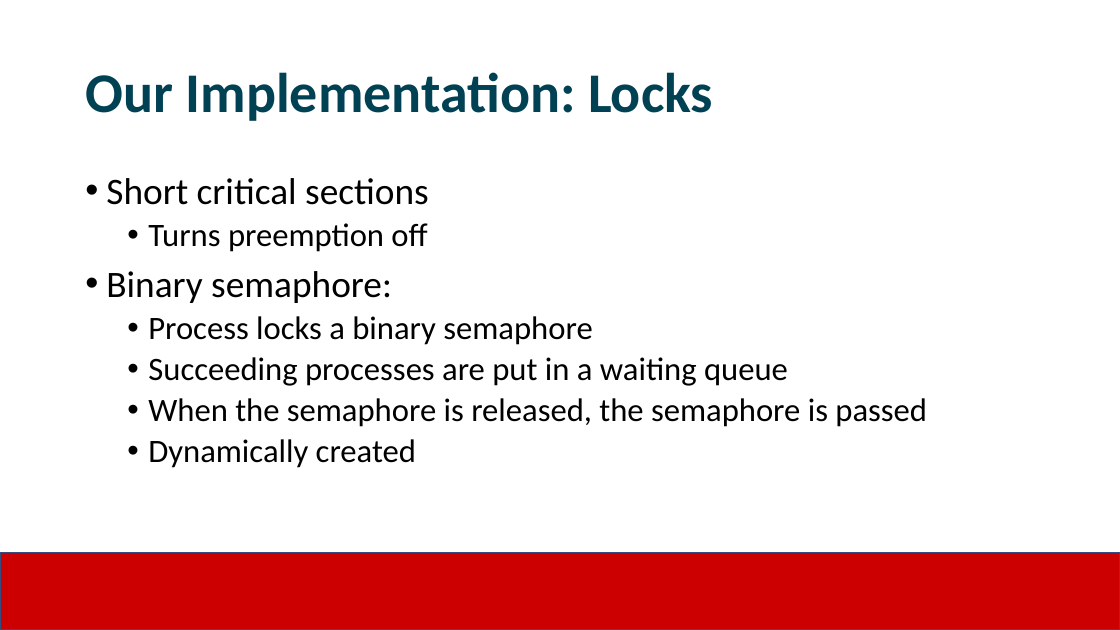
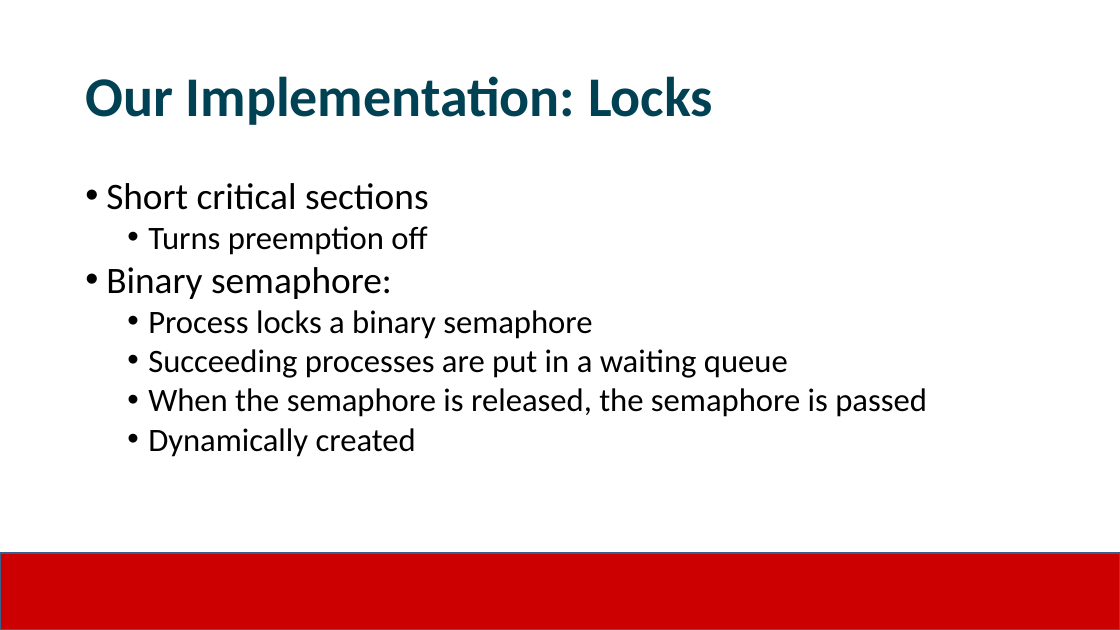
Before and after one commit to JimmyJHickey/Rambunctious-Homunculi, a slide deck: slide 8 of reports/RedHat_Presentation.pptx. Drawn at 1120x630 pixels with LibreOffice and Linux fonts; fonts in the diff are those of the drawing; background and template pictures are left out. Boxes give left, top, right and bottom in pixels: in the first picture for what was removed or moved away, otherwise in the second. Text is boxed around its words. In the diff, an @@ line names an element or a change of style, - is before the commit and + after.

```diff
--- a/reports/RedHat_Presentation.pptx
+++ b/reports/RedHat_Presentation.pptx
@@ text "Our Implementation: Locks" at box(85, 76, 713, 125): line spacing 0.9 to 1 @@
@@ text "Short critical sections" at box(106, 183, 927, 457): line spacing 0.9 to 1; less space between paragraphs @@
@@ rectangle at box(0, 553, 1120, 630): outline #374B7F 1 pt to #3A5F8C 2 pt @@
```
Also in this commit, not shown: 10 other slides changed.
